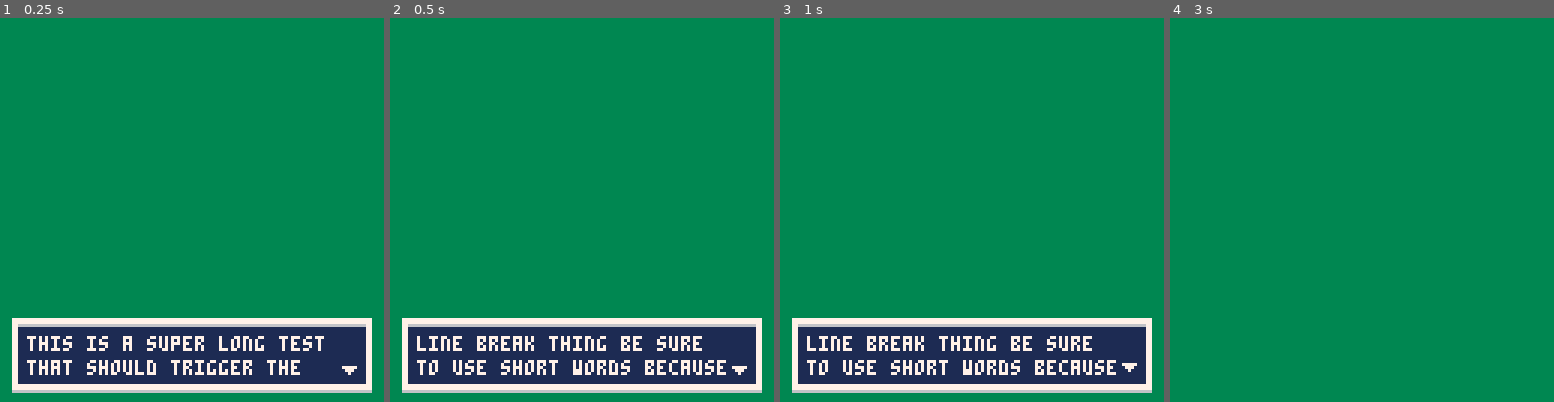
Above: before the commit, frames 1-4 (left to right).
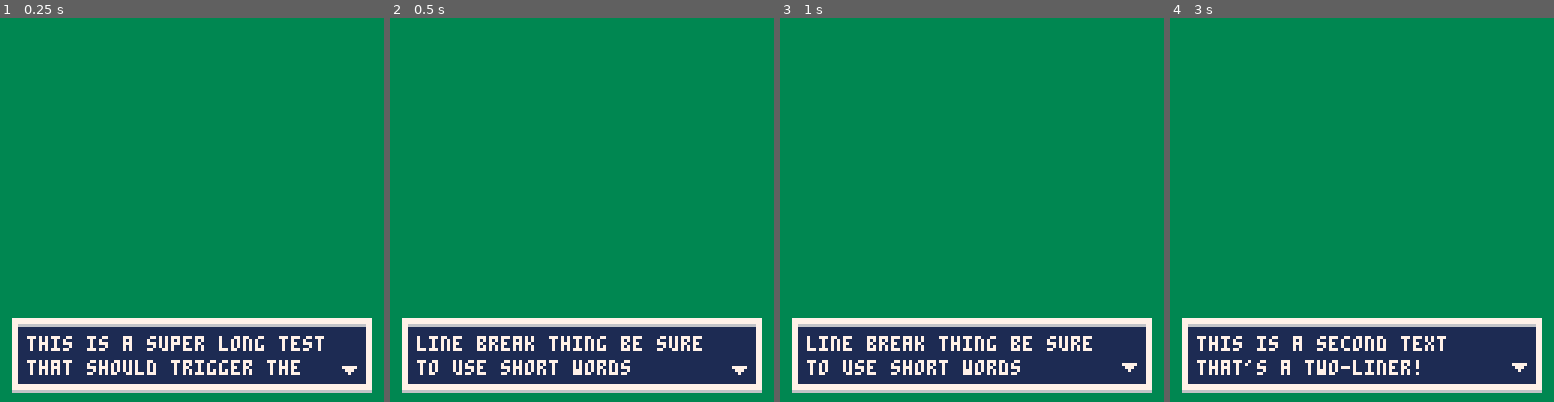
Above: after the commit, the same moments.

Repository: jessemillar/pico-8
Game: PICO-8 cartridge text-box/text-box.p8
Two runs of this game, one before a commit and one after it. Both use one fixed random seed, a clock stepped at 60 frames per second and the inputs below.
Inputs:
- Up to frame 1 (0.25 s): no input
- Up to frame 2 (0.5 s): tap X (X key) at 0.33 s
- Up to frame 3 (1 s): no input
- Up to frame 4 (3 s): tap X (X key) at 1.07, 1.85, 2.97 s

Frame 1 is identical in both runs. In frame 2, 0.4% of the frame differs, in the area x 66-88%, y 89-93%; in frame 3, 0.4%; in frame 4, 18%, in the area x 3-97%, y 78-98%.

Commit message:
Working with basic tests

Diff:
--- a/text-box/text-box.p8
+++ b/text-box/text-box.p8
@@ -6,13 +6,16 @@
 
 -- add a new text box
 function tbox(message)
-	local linebreak=0
-
-	for i=0,-flr(-#message/25) do -- search through the message and break it into words
-		local line=sub(message,linebreak,linebreak+26) -- lines are 25 characters but grap 26 to do a lookahead check
-		printh(line..#line)
-
-		if #line>=26 then
+	if #tbox_messages>1 and #tbox_messages%2==1 then -- add an empty line for a "new" dialogue box if a previous message exists in the queue
+		add(tbox_messages,"")
+	end
+
+	local linebreak=1 -- keeps track of the last linebreak position
+
+	for i=0,flr(#message/25) do -- search through the message and break it into words
+		local line=sub(message,linebreak,linebreak+25) -- lines are 25 characters but grab 26 to do a lookahead check
+
+		if #line==26 and #message>linebreak+25 then
 			for j=#line,0,-1 do -- look backward for the first whitespace character to determine the linebreak
 				if sub(line,j,j)==" " then
 					local lookahead=0
@@ -22,10 +25,8 @@
 					end
 
 					add(tbox_messages,sub(line,0,j+lookahead)) -- add the word to the array
-					linebreak+=j+lookahead
+					linebreak+=j
 					break
-				elseif j==0 then
-					linebreak+=j
 				end
 			end
 		else
@@ -37,26 +38,30 @@
 -- check for button presses so we can clear text box messages
 function tbox_check()
 	if btnp(5) and #tbox_messages>0 then
-		del(tbox_messages,tbox_messages[1])
+		if #tbox_messages>1 then
+			del(tbox_messages,tbox_messages[1])
+		end
+
 		del(tbox_messages,tbox_messages[1])
 	end
 end
 
 -- draw the text boxes (if any)
 function tbox_draw()
-	if(#tbox_messages>0) then -- don't draw if there are no messages
+	if #tbox_messages>0 then -- don't draw if there are no messages
 		rectfill(4, 100, 123, 123, 7) -- draw border rectangle
 		rectfill(6, 102, 121, 121, 1) -- draw fill rectangle
 		line(6, 102, 121, 102, 6) -- draw top border shadow
 		line(4, 124, 123, 124, 6) -- draw bottom border shadow
 
-		print(tbox_messages[1], 9, 106, 7) -- print the message (with 5+1 in the 100 direction to account for the fanc100 top border shadow)
-		if #tbox_messages>1 then
-			print(tbox_messages[2], 9, 114, 7) -- print the message (with 5+1 in the 100 direction to account for the fanc100 top border shadow)
+		-- draw the lines of text
+		print(tbox_messages[1], 9, 106, 7)
+		if #tbox_messages>1 then -- don't draw a second line if one doesn't exist
+			print(tbox_messages[2], 9, 114, 7)
 		end
 
 		-- draw and animate the arrow
-		if(t%10<5) then
+		if t%10<5 then
 			spr(1, 112, 112)
 		else
 			spr(1, 112, 113)
@@ -66,7 +71,9 @@
 
 function _init()
 	tbox_messages={} -- the array for keeping track of text box overflows
-	tbox("this is a super long test that should trigger the line break thing be sure to use short words because long ones throw off the line break capability!") -- add a test message box
+	tbox("this is a super long test that should trigger the line break thing be sure to use short words because long ones throw off the line break capability because logics!") -- add a test message box
+	tbox("this is a second text that's a two-liner!")
+	tbox("this is a third test does it work?")
 end
 
 function _update()
